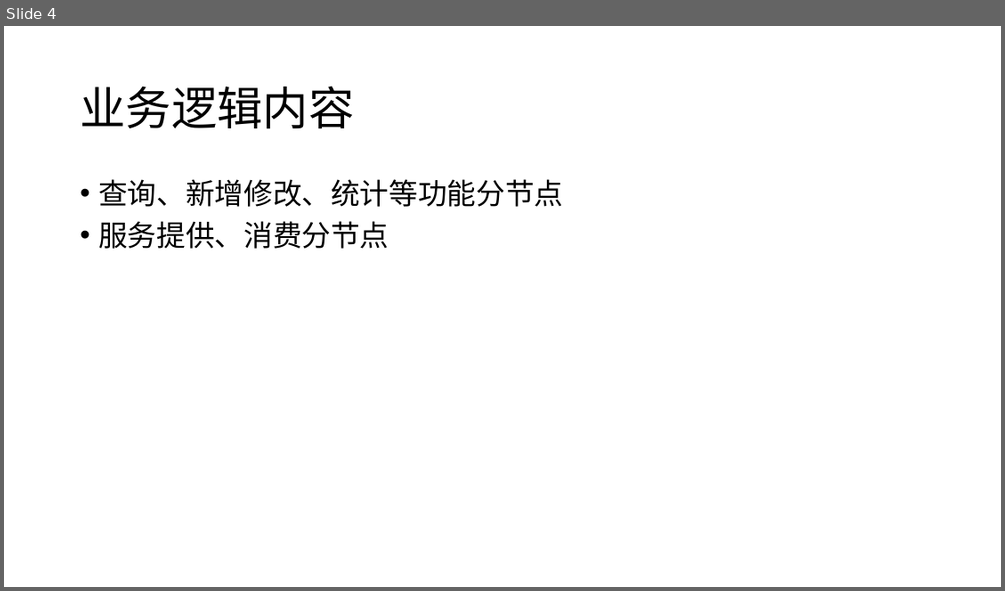
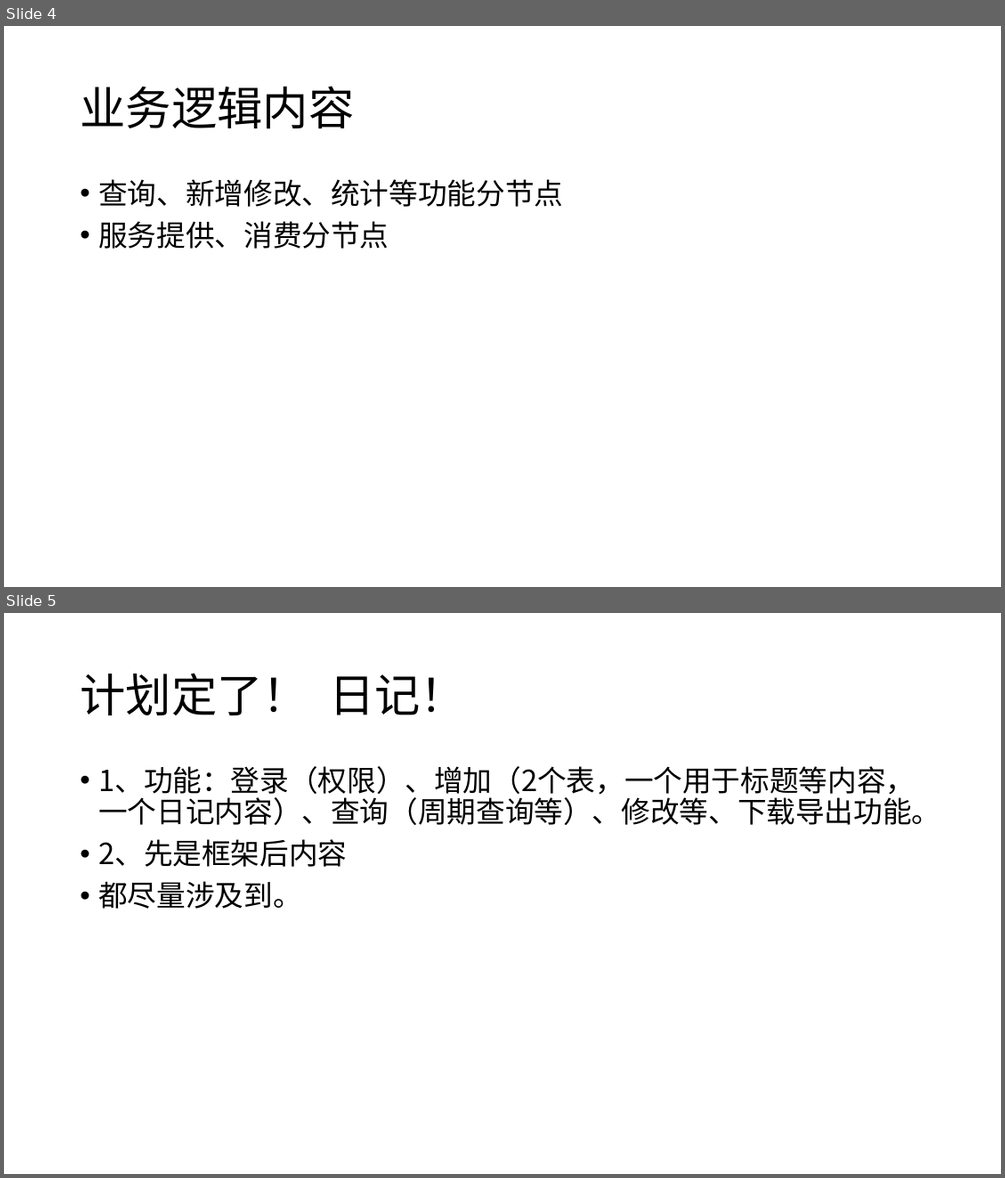
Before and after one commit to wind814/newStart, a slide deck: document/0415_newStart.pptx. Shown one above the other, each under a label of ours: slide 4 before the commit, slides 4 and 5 after it. The pictures are 1005x591 and 1005x1178 pixels, drawn with LibreOffice and Linux fonts; fonts in the diff are those of the drawing. Boxes give left, top, right and bottom in pixels: in the first picture for what was removed or moved away, otherwise in the second. Text is boxed around its words. In the diff, an @@ line names an element or a change of style, - is before the commit and + after.

Commit message:
修改了文档,确定了计划内容

```diff
--- a/document/0415_newStart.pptx
+++ b/document/0415_newStart.pptx
@@ slide 5 added at [4,613,1001,1174], background #FFFFFF @@
@@ title added at [80,673,466,715], 44 pt, text #000000 @@
+计划定了！ 日记！
@@ text added at [98,766,940,908], 28 pt, text #000000 @@
+• 1、功能：登录（权限）、增加（2个表，一个用于标题等内容，一个日记内容）、查询（周期查询等）、修改等、下载导出功能。
+• 2、先是框架后内容
+• 都尽量涉及到。
```
Also in this commit, not shown: 1 slide removed, 1 other file.
